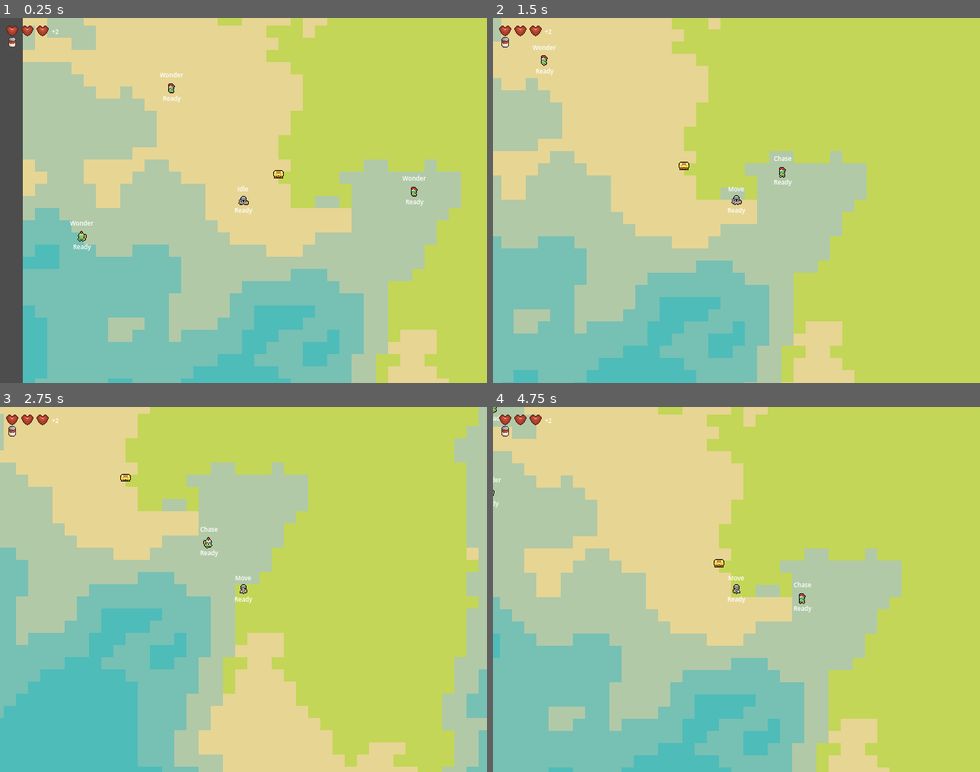
Above: before the commit, frames 1-4 (two rows, left to right).
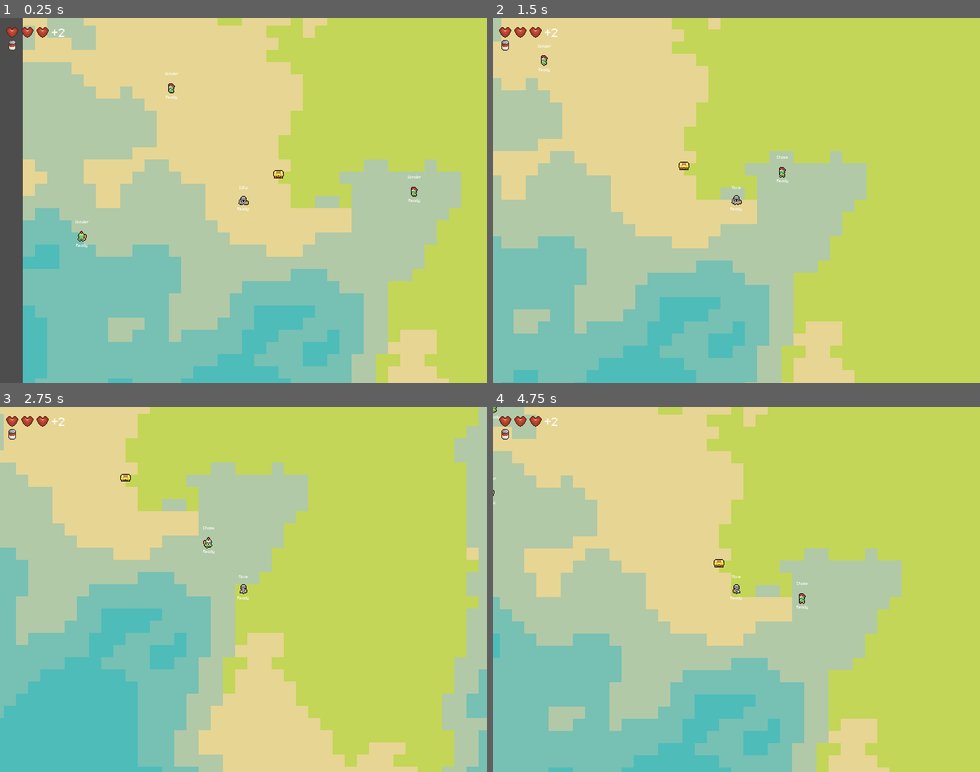
Above: after the commit, the same moments.

Repository: dmitriy-shmilo/GBIC23
Game: Godot game, scene res://main.tscn
Two runs of this game, one before a commit and one after it. Both use one fixed random seed, a clock stepped at 60 frames per second and the inputs below. Sound files missing from this copy of the repository are replaced by a short silence.
Inputs:
- Up to frame 1 (0.25 s): no input
- Up to frame 2 (1.5 s): hold D (move_right) 0.53-1.28 s; tap Space (attack) at 0.6 s; hold S (move_down) from 1.28 s (still down); tap E (interact) at 1.35 s
- Up to frame 3 (2.75 s): release S (move_down) at 2.03 s; hold D (move_right) from 2.03 s (still down); tap Space (attack) at 2.1 s
- Up to frame 4 (4.75 s): release D (move_right) at 2.78 s; hold W (move_up) 2.78-3.53 s; tap E (interact) at 2.85, 4.35 s; hold A (move_left) from 3.53 s (still down); tap Space (attack) at 3.6 s

The runs differ from the first frame. In frame 1, 0.5% of the frame differs, in the area x 1-88%, y 2-64%; in frame 2, 0.4%; in frame 3, 0.3%; in frame 4, 0.4%.

Commit message:
Add monogram font.

Diff:
--- a/gui/default_theme.tres
+++ b/gui/default_theme.tres
@@ -1,3 +1,7 @@
-[gd_resource type="Theme" format=3 uid="uid://owk3ykubwdkx"]
+[gd_resource type="Theme" load_steps=2 format=3 uid="uid://owk3ykubwdkx"]
+
+[ext_resource type="FontFile" uid="uid://cmar5lcfsxpun" path="res://assets/font/monogram-extended.ttf" id="1_kxall"]
 
 [resource]
+Label/font_sizes/font_size = 16
+Label/fonts/font = ExtResource("1_kxall")
--- a/gui/hud.gd
+++ b/gui/hud.gd
@@ -8,6 +8,7 @@
 @onready var _health_icon_template = $"%HealthIconTemplate"
 
 const MAX_ICONS = 3
+
 func _ready() -> void:
 	vitals.connect("health_changed", _on_vitals_health_changed)
 	for i in range(MAX_ICONS):
@@ -16,6 +17,7 @@
 		_health_container.add_child(heart_rect)
 	_extra_health_label.move_to_front()
 	_refresh_health(vitals)
+
 
 func _refresh_health(new_vitals: VitalsComponent) -> void:
 	var extra_health = new_vitals.current_health - MAX_ICONS
@@ -29,5 +31,5 @@
 		icon.visible = i < new_vitals.current_health
 
 
-func _on_vitals_health_changed(new_vitals) -> void:
+func _on_vitals_health_changed(new_vitals: VitalsComponent, _positive: bool) -> void:
 	_refresh_health(new_vitals)
--- a/gui/hud.tscn
+++ b/gui/hud.tscn
@@ -34,15 +34,15 @@
 layout_mode = 2
 size_flags_horizontal = 4
 size_flags_vertical = 8
-theme_override_font_sizes/font_size = 8
+theme_override_font_sizes/font_size = 24
 text = " "
 
 [node name="FoodContainer" type="HBoxContainer" parent="."]
 layout_mode = 2
 offset_left = 8.0
-offset_top = 24.0
+offset_top = 28.0
 offset_right = 48.0
-offset_bottom = 40.0
+offset_bottom = 44.0
 
 [node name="TextureRect" type="TextureRect" parent="FoodContainer"]
 layout_mode = 2
--- a/project.godot
+++ b/project.godot
@@ -21,6 +21,10 @@
 window/size/viewport_height=480
 window/size/mode=2
 window/stretch/mode="canvas_items"
+
+[gui]
+
+theme/custom="res://gui/default_theme.tres"
 
 [input]
 
Binary file added: assets/font/monogram-extended.ttf
Not shown, added: assets/font/monogram-extended.ttf.import
